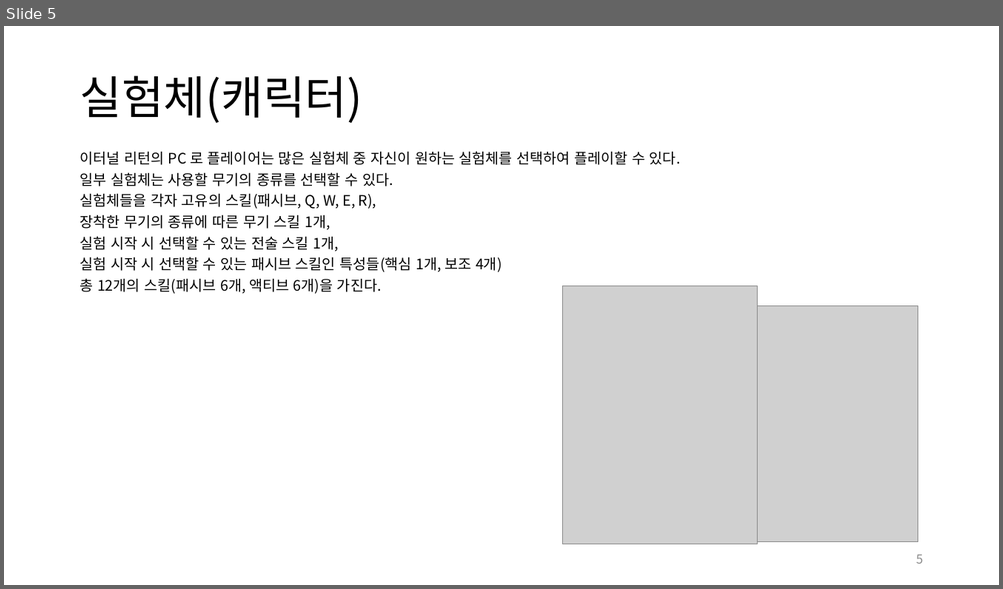
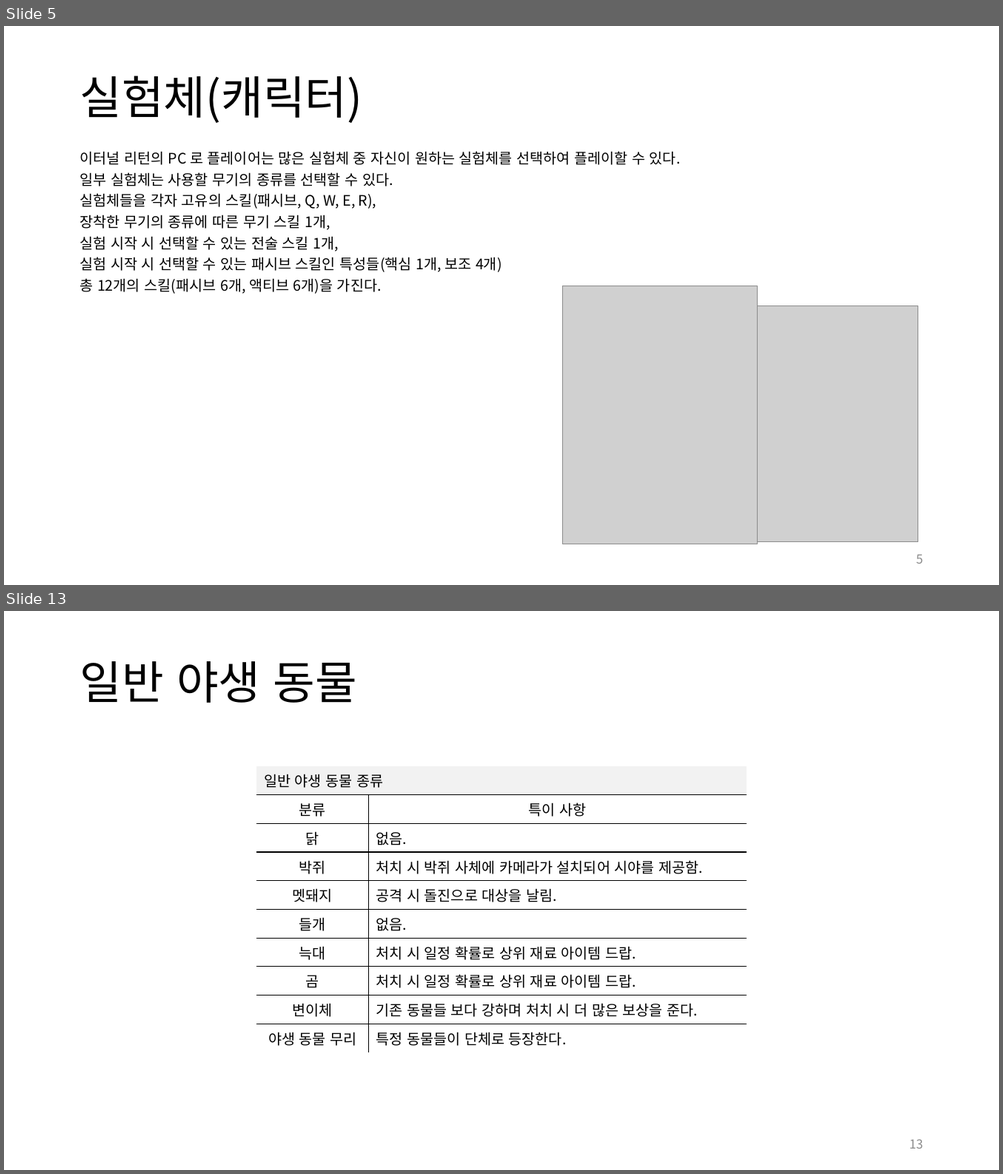
Before and after one commit to yjk0401/unityenginebasic_9th, a slide deck: 기획/이터널 리턴/이터널 리턴 역기획서.pptx. Shown one above the other, each under a label of ours: slide 5 before the commit, slides 5 and 13 after it; the slides between them are not shown. The pictures are 1003x589 and 1003x1174 pixels, drawn with LibreOffice and Linux fonts; fonts in the diff are those of the drawing; grey boxes stand for pictures. Boxes give left, top, right and bottom in pixels: in the first picture for what was removed or moved away, otherwise in the second. Text is boxed around its words. In the diff, an @@ line names an element or a change of style, - is before the commit and + after.

```diff
--- a/기획/이터널 리턴/이터널 리턴 역기획서.pptx
+++ b/기획/이터널 리턴/이터널 리턴 역기획서.pptx
@@ slide 13 added at [4, 611, 999, 1170], background #FFFFFF @@
@@ title added at [80, 661, 357, 703], 44 pt, text #000000 @@
+일반 야생 동물
@@ table added at [256, 766, 745, 1049], 10 rows, 2 columns @@
+일반 야생 동물 종류 | 
+분류 | 특이 사항
+닭 | 없음.
+박쥐 | 처치 시 박쥐 사체에 카메라가 설치되어 시야를 제공함.
+멧돼지 | 공격 시 돌진으로 대상을 날림.
+들개 | 없음.
+늑대 | 처치 시 일정 확률로 상위 재료 아이템 드랍.
+곰 | 처치 시 일정 확률로 상위 재료 아이템 드랍.
+변이체 | 기존 동물들 보다 강하며 처치 시 더 많은 보상을 준다.
+야생 동물 무리 | 특정 동물들이 단체로 등장한다.
@@ page number added at [909, 1139, 923, 1149], 12 pt, text #8C8C8C @@
+13
```
Also in this commit, not shown: 7 slides changed, 9 other slides added.
